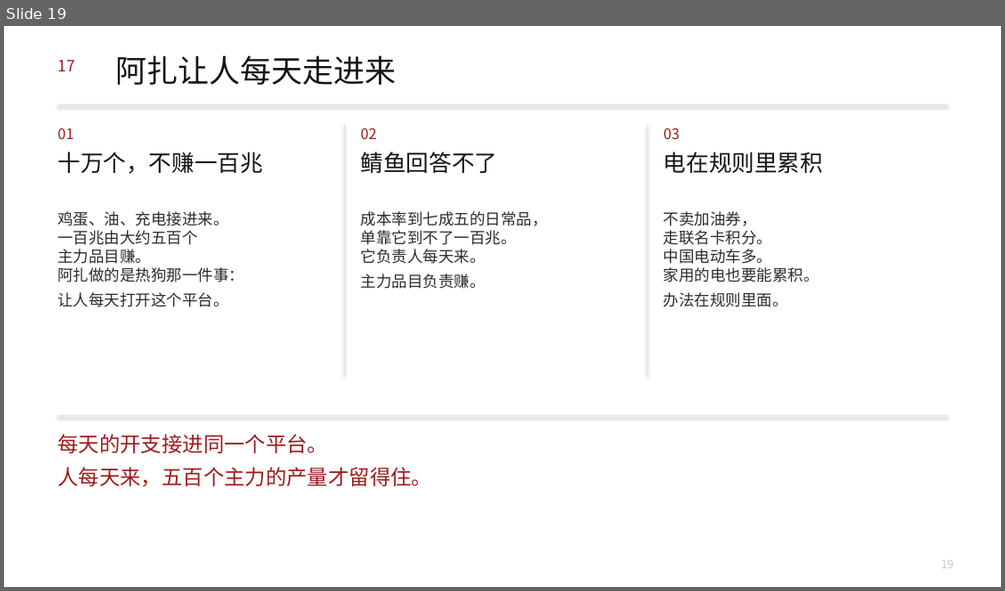
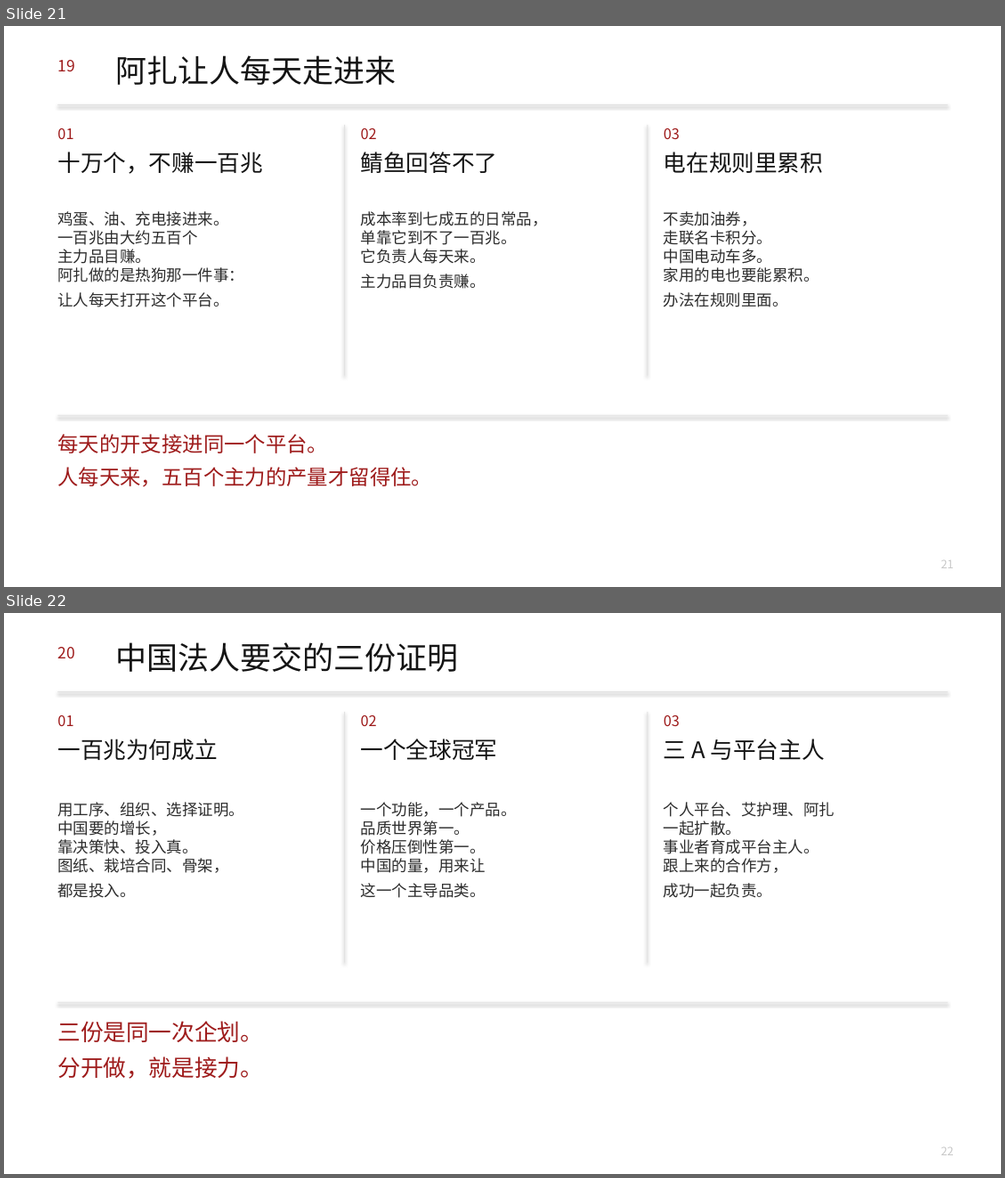
Before and after one commit to headshot9999/xiaoyi, a slide deck: 艾多美何以成为100兆韩元企业.pptx. Shown one above the other, each under a label of ours: slide 19 before the commit, slides 21 and 22 after it. The pictures are 1005x591 and 1005x1178 pixels, drawn with LibreOffice and Linux fonts; fonts in the diff are those of the drawing. Boxes give left, top, right and bottom in pixels: in the first picture for what was removed or moved away, otherwise in the second. Text is boxed around its words. In the diff, an @@ line names an element or a change of style, - is before the commit and + after.

```diff
--- a/艾多美何以成为100兆韩元企业.pptx
+++ b/艾多美何以成为100兆韩元企业.pptx
@@ slide 22 added at [4,613,1001,1174], background #FFFFFF @@
@@ text added at [57,647,74,658], 15 pt, text #9E1B1B @@
+20
@@ text added at [116,642,459,672], 30 pt, text #141414 @@
+中国法人要交的三份证明
@@ rectangle added at [57,691,947,692], fill #E2E2E2 @@
@@ text added at [57,715,73,726], 14 pt, text #9E1B1B @@
+01
@@ rectangle added at [344,712,345,962], fill #E2E2E2 @@
@@ text added at [361,715,377,726], 14 pt, text #9E1B1B @@
+02
@@ rectangle added at [647,712,647,962], fill #E2E2E2 @@
@@ text added at [663,715,680,726], 14 pt, text #9E1B1B @@
+03
@@ text added at [57,738,217,760], 22 pt, text #141414 @@
+一百兆为何成立
@@ text added at [361,738,498,760], 22 pt, text #141414 @@
+一个全球冠军
@@ text added at [663,738,825,760], 22 pt, text #141414 @@
+三 A 与平台主人
@@ text added at [57,802,244,898], 15 pt, text #2C2C2C @@
+用工序、组织、选择证明。
+中国要的增长，
+靠决策快、投入真。
+图纸、栽培合同、骨架，
+都是投入。
@@ text added at [361,802,517,898], 15 pt, text #2C2C2C @@
+一个功能，一个产品。
+品质世界第一。
+价格压倒性第一。
+中国的量，用来让
+这一个主导品类。
@@ text added at [663,802,834,898], 15 pt, text #2C2C2C @@
+个人平台、艾护理、阿扎
+一起扩散。
+事业者育成平台主人。
+跟上来的合作方，
+成功一起负责。
@@ rectangle added at [57,1002,947,1003], fill #E2E2E2 @@
@@ text added at [57,1021,263,1078], 22 pt, text #9E1B1B @@
+三份是同一次企划。
+分开做，就是接力。
@@ text added at [941,1147,954,1155], 11 pt, text #C8C8C8 @@
+22
@@ what was slide 19 is now slide 21 @@
@@ slide 21 changed as well @@
@@ text at [57,60,74,71]: text changed @@
-17
+19
@@ text at [941,560,954,568]: text changed @@
-19
+21
```
Also in this commit, not shown: 10 other slides changed, 2 other slides added, 3 other files.
